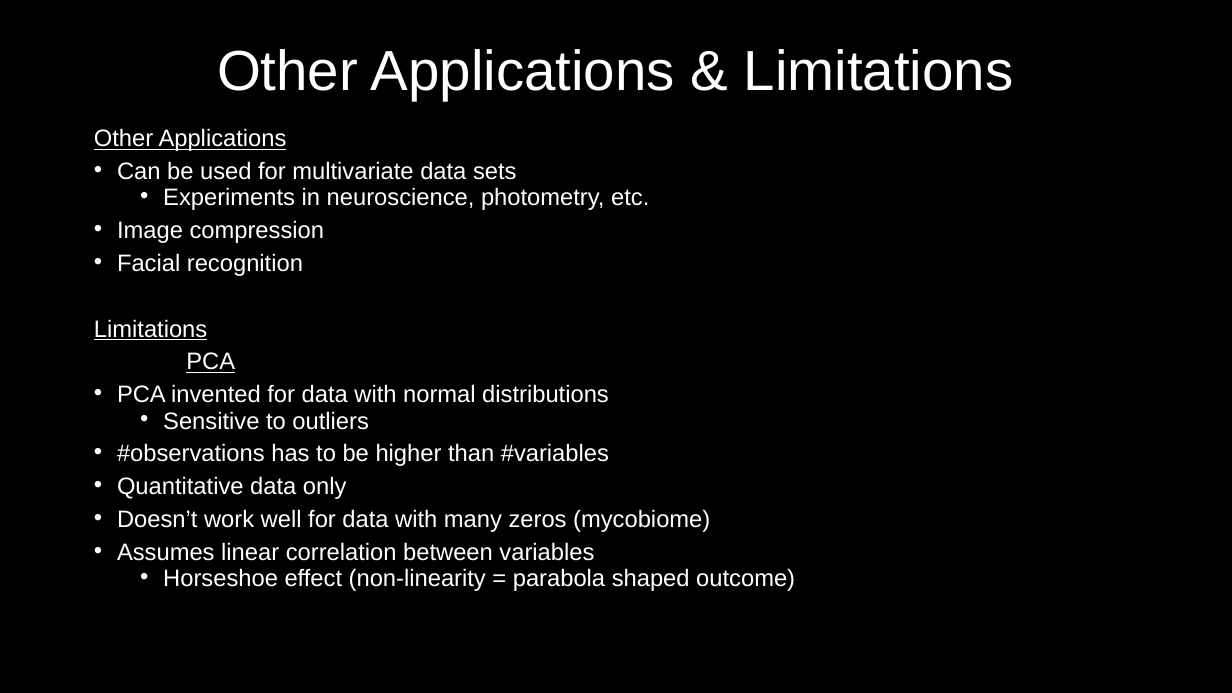
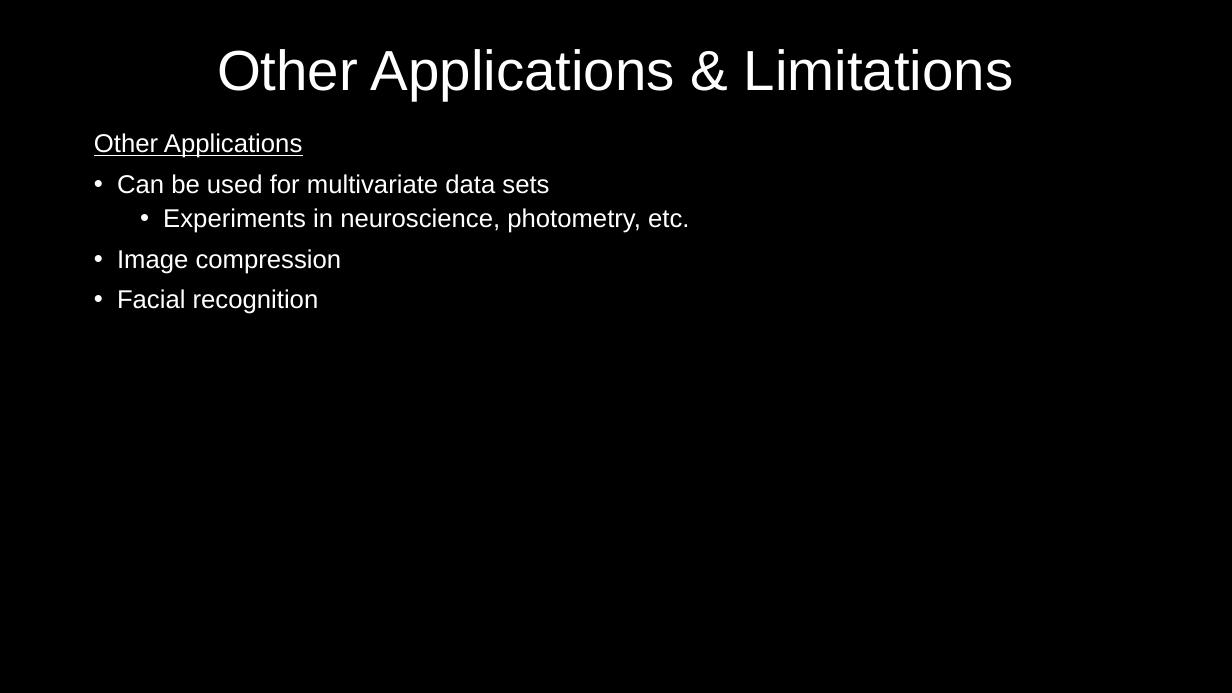
Before and after one commit to MyGitUse/MBIO7160, a slide deck: slide 28 of FinalProject/191128_Presentation_NM.pptx (slide 29 before the commit). Drawn at 1232x693 pixels with LibreOffice and Linux fonts; fonts in the diff are those of the drawing. Boxes give left, top, right and bottom in pixels: in the first picture for what was removed or moved away, otherwise in the second. Text is boxed around its words. In the diff, an @@ line names an element or a change of style, - is before the commit and + after.

```diff
--- a/FinalProject/191128_Presentation_NM.pptx
+++ b/FinalProject/191128_Presentation_NM.pptx
@@ text "Other Applications" at (x1=94, y1=133, x2=689, y2=314): size 18.5 to 20 pt; line spacing 0.7 to 0.9 @@
@@ text at (x1=94, y1=319, x2=795, y2=591): paragraphs removed @@
-Limitations
-PCA
-• PCA invented for data with normal distributions
-  • Sensitive to outliers
-• #observations has to be higher than #variables
-• Quantitative data only
-• Doesn’t work well for data with many zeros (mycobiome)
-• Assumes linear correlation between variables
-  • Horseshoe effect (non-linearity = parabola shaped outcome)
```
Also in this commit, not shown: 6 other slides changed, 3 slides added, 3 slides removed.
